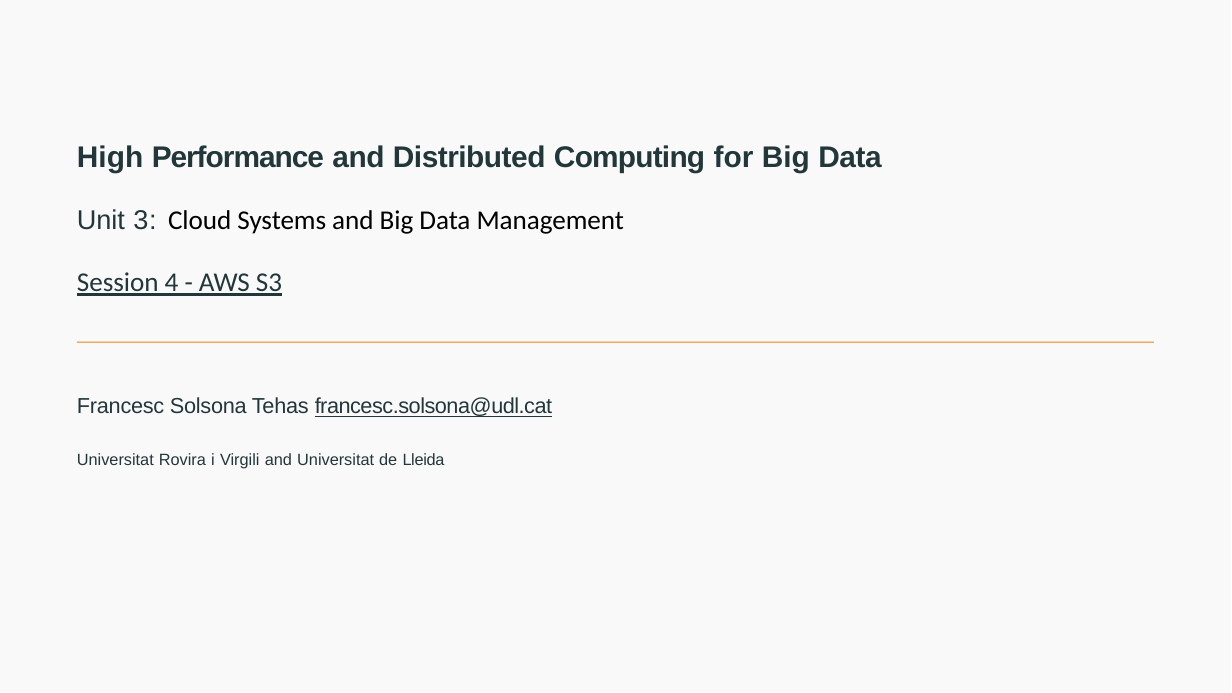
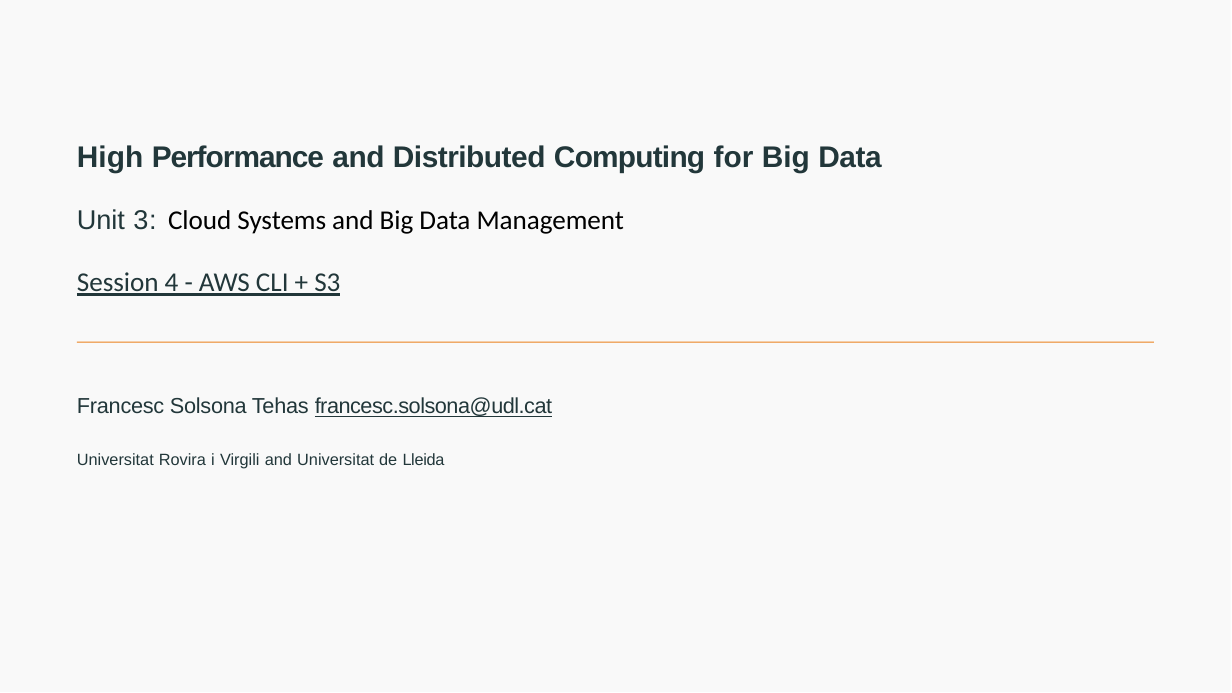
Before and after one commit to joanpaucm/HPDCB, a slide deck: slide 1 of src/slides/Session 4 - AWS S3-2026.pptx. Drawn at 1232x693 pixels with LibreOffice and Linux fonts; fonts in the diff are those of the drawing. Boxes give left, top, right and bottom in pixels: in the first picture for what was removed or moved away, otherwise in the second. Text is boxed around its words. In the diff, an @@ line names an element or a change of style, - is before the commit and + after.

```diff
--- a/src/slides/Session 4 - AWS S3-2026.pptx
+++ b/src/slides/Session 4 - AWS S3-2026.pptx
@@ text at box(77, 272, 340, 296): text changed @@
-Session 4 - AWS S3
+Session 4 - AWS CLI + S3
```
Also in this commit, not shown: 7 other files.
